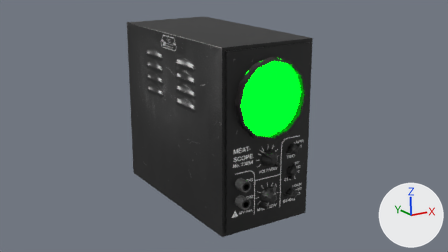
One commit to the Blender file Assets/Models/blend/scope.blend: the scene before it, then after it.
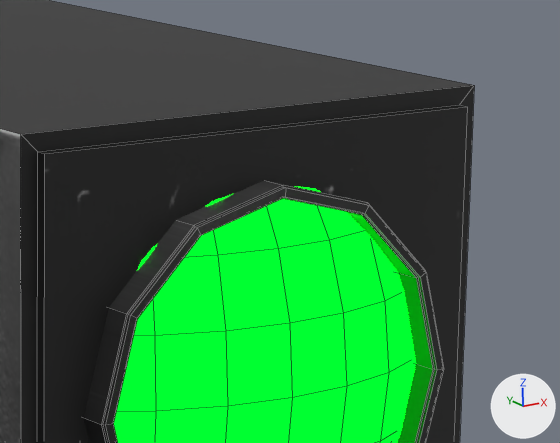
The first picture shows the older version from the file's camera 'Camera'. The close-ups show both versions on the part from 49% to 74% of the width and 8% to 43% of the height of that picture; other places that the commit changed are outside them. Every picture has the same lights, and +X, +Y and +Z are marked at lower right. The close-ups show mesh edges as thin lines.
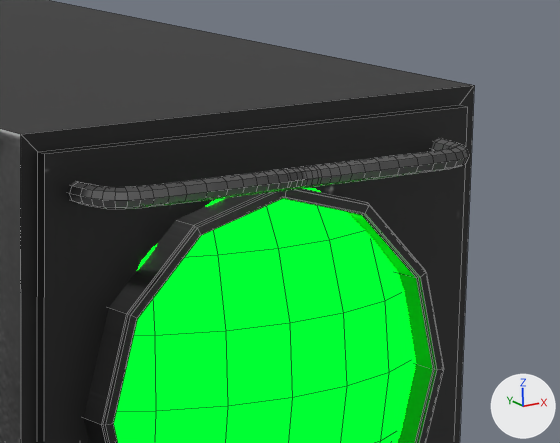
Location of each change, [x1, y1, x2, y2] in pixels of the close-ups (560 x 443 px):
part 1 of me_cube_001, added
    after: [67, 167, 305, 209]
part 2 of me_cube_001, added
    after: [288, 138, 469, 188]

The edits, one by one:
me_cube_001 is used by ob_cube; location (0.0, 0.0, 0.0).
me_cube_001 had 651 vertices, 564 faces and spanned x -0.104..0.104, y -0.232..0.209, z -0.185..0.185.
me_cube_001 now has 1355 vertices, 1276 faces and spans x -0.104..0.104, y -0.234..0.209, z -0.185..0.185.
me_cube_001 part 1: a new loose piece of 176 vertices spanning x -0.088..0.006, y -0.234..-0.195, z 0.159..0.167, in mat_material_001 (picture img_scope_png).
me_cube_001 part 2: a new loose piece of 176 vertices spanning x -0.006..0.088, y -0.234..-0.195, z 0.159..0.167, in mat_material_001 (picture img_scope_png).
